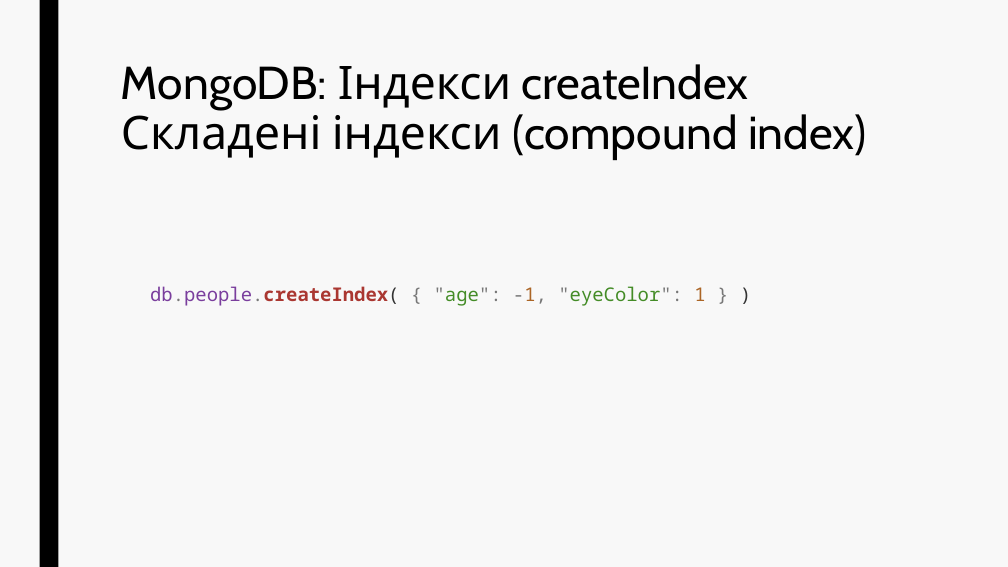
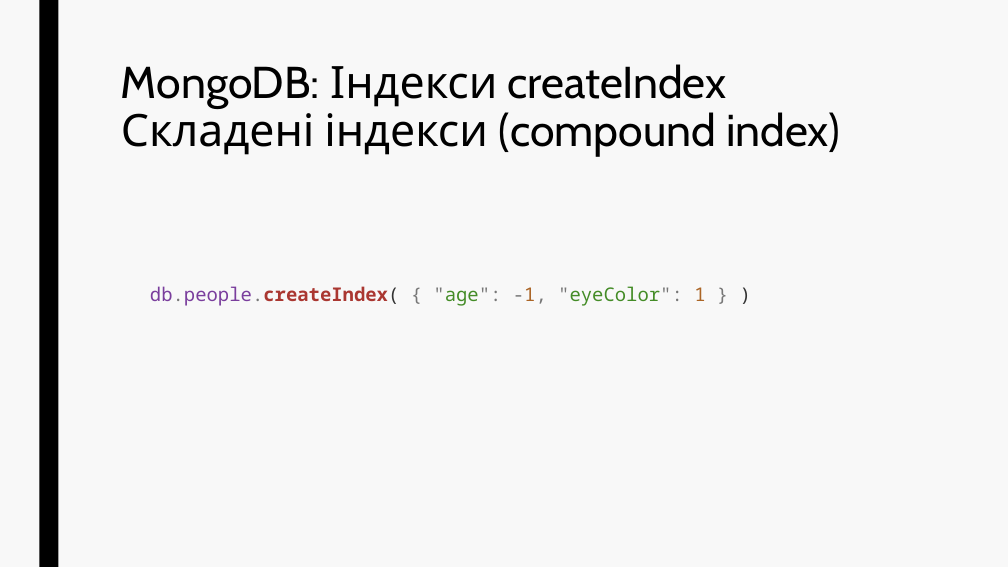
Before and after one commit to vitaliipolovyi/web-part2, a slide deck: slide 50 of Lectures/Presentations/MongoDB P.1.pptx. Drawn at 1008x567 pixels with LibreOffice and Linux fonts; fonts in the diff are those of the drawing. Boxes give left, top, right and bottom in pixels: in the first picture for what was removed or moved away, otherwise in the second. Text is boxed around its words. In the diff, an @@ line names an element or a change of style, - is before the commit and + after.

```diff
--- a/Lectures/Presentations/MongoDB P.1.pptx
+++ b/Lectures/Presentations/MongoDB P.1.pptx
@@ title "MongoDB: Індекси createIndex Складені індекси ..." at <box>121,64,841,156</box>: size 44 to 42.5 pt @@
```
Also in this commit, not shown: 18 other slides changed, 10 other files.
